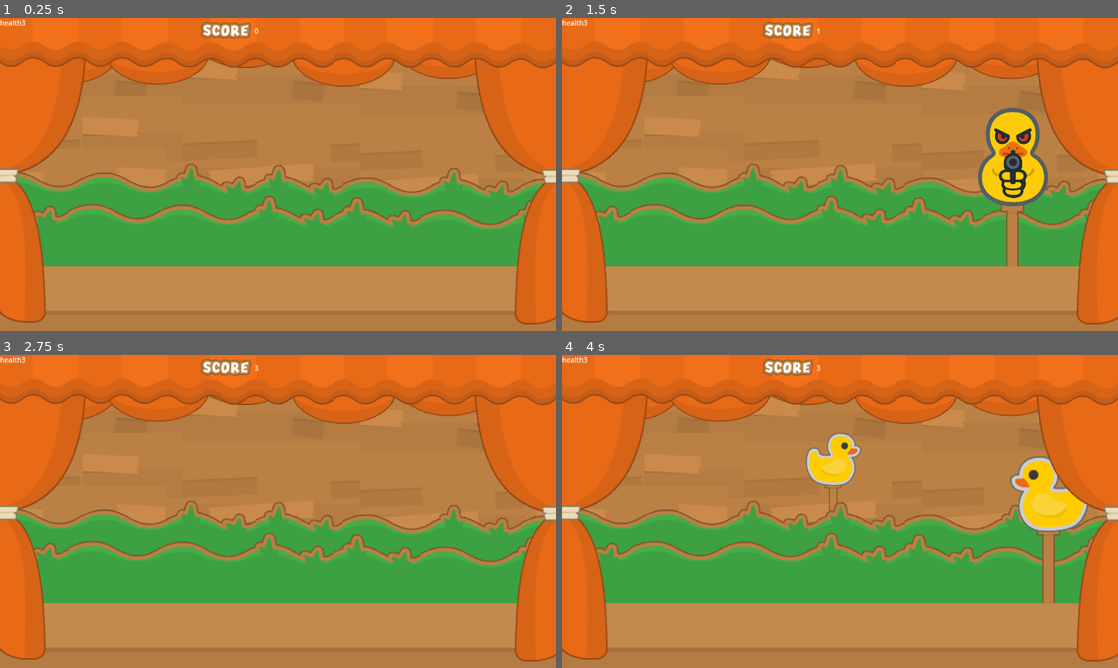
Above: before the commit, frames 1-4 (two rows, left to right).
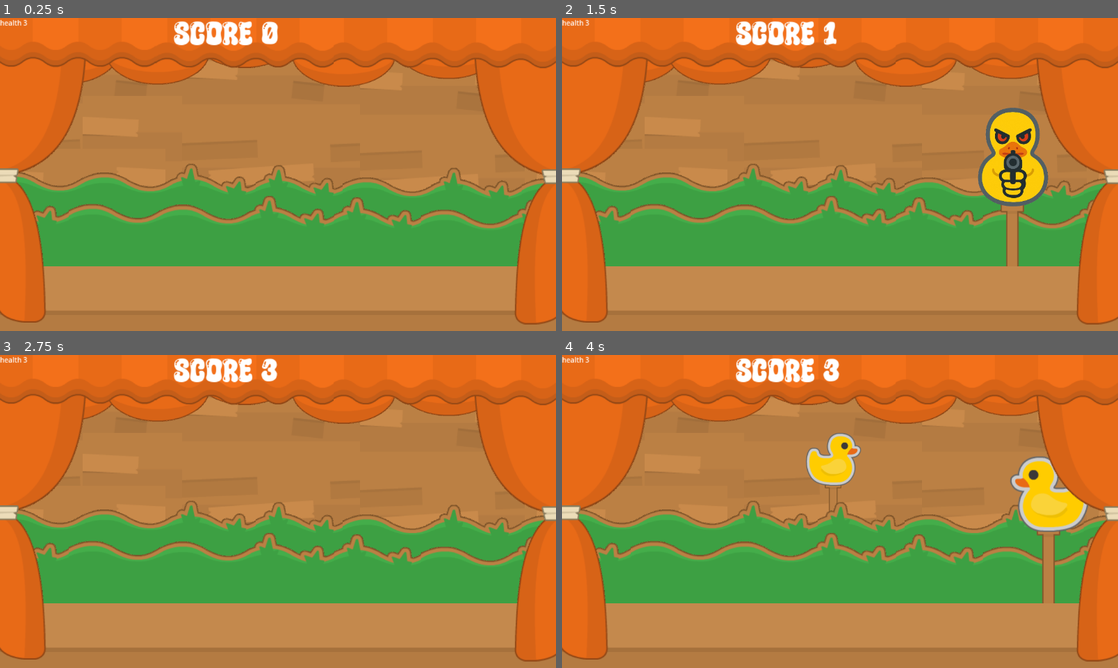
Above: after the commit, the same moments.

Repository: lordlolipop/DuckDuckHunt
Game: Godot game, scene res://Sences/Main_level/main_level.tscn
Same seed, same stepped clock (60 frames per second), same inputs: the game is played once before the commit and once after it. Before the commit the project has no main scene; this scene is started directly in both runs.
Inputs (mouse positions are in pixels of both pictures, inside the frame that each line leads up to):
- Up to frame 1 (0.25 s): no input
- Up to frame 2 (1.5 s): tap Enter at 0.5 s; move the mouse to (962, 158) at 0.52 s; click (962, 158) at 0.67 s; move the mouse to (650, 121) at 1.27 s; click (650, 121) at 1.42 s
- Up to frame 3 (2.75 s): move the mouse to (555, 492) at 2.02 s; click (555, 492) at 2.17 s
- Up to frame 4 (4 s): tap Space at 2.75 s; move the mouse to (812, 574) at 2.77 s; click (812, 574) at 2.92 s; move the mouse to (1006, 558) at 3.52 s; click (1006, 558) at 3.67 s

The runs differ from the first frame. In frame 1, 1.1% of the frame differs, in the area x 3-50%, y 0-9%; in frame 2, 1.0%; in frame 3, 1.1%; in frame 4, 1.1%.

Commit message:
v0.4
Main Menu, import sounds, working start and exit

Diff:
--- a/Sences/Main_level/helth.gd
+++ b/Sences/Main_level/helth.gd
@@ -2,4 +2,4 @@
 
 func _process(delta: float) -> void:
 	var _health = str(Global.health)
-	self.text = str("health" + _health)
+	self.text = str("health " + _health)
--- a/Sences/Main_level/main_level.tscn
+++ b/Sences/Main_level/main_level.tscn
@@ -10,8 +10,8 @@
 [ext_resource type="Texture2D" uid="uid://b6lf7yox8lspp" path="res://Assets/PNG/Stall/curtain.png" id="6_eqeco"]
 [ext_resource type="Texture2D" uid="uid://deuwydtwbwmtb" path="res://Assets/PNG/Stall/curtain_straight.png" id="7_mb21o"]
 [ext_resource type="Texture2D" uid="uid://bqc6h6nmoa21b" path="res://Assets/Sample.png" id="10_mb21o"]
+[ext_resource type="Theme" uid="uid://rojwetiqfdcx" path="res://new_theme.tres" id="10_mcwy2"]
 [ext_resource type="Texture2D" uid="uid://c6pwu1h0sfpjb" path="res://Assets/PNG/Stall/curtain_rope.png" id="11_4yvw5"]
-[ext_resource type="Texture2D" uid="uid://5laem7y2uiv3" path="res://Assets/PNG/HUD/text_score_small.png" id="12_mcwy2"]
 
 [node name="Main_level" type="Node2D"]
 
@@ -222,14 +222,15 @@
 anchor_top = 0.5
 anchor_right = 0.5
 anchor_bottom = 0.5
-offset_left = 586.0
-offset_top = 19.0
-offset_right = 764.0
-offset_bottom = 69.0
+offset_left = 400.0
+offset_top = 8.0
+offset_right = 578.0
+offset_bottom = 61.0
 grow_horizontal = 2
 grow_vertical = 2
 scale = Vector2(1.6, 1.6)
-theme_override_font_sizes/font_size = 10
+theme = ExtResource("10_mcwy2")
+text = "score"
 script = ExtResource("2_71bqw")
 
 [node name="helth" type="Label" parent="."]
@@ -238,7 +239,3 @@
 scale = Vector2(1.6, 1.6)
 theme_override_font_sizes/font_size = 10
 script = ExtResource("3_5q0sq")
-
-[node name="TextScoreSmall" type="Sprite2D" parent="."]
-position = Vector2(520, 29)
-texture = ExtResource("12_mcwy2")
--- a/Sences/Main_level/score.gd
+++ b/Sences/Main_level/score.gd
@@ -2,4 +2,4 @@
 
 func _process(delta: float) -> void:
 	var _score = str(Global.score)
-	self.text = str(_score)
+	self.text = str("score " + _score)
--- /dev/null
+++ b/Sences/main_menu.tscn
@@ -0,0 +1,95 @@
+[gd_scene load_steps=4 format=3 uid="uid://dyvvw7sk4bn4"]
+
+[ext_resource type="Script" uid="uid://cqp4okbt6h2yh" path="res://main_menu.gd" id="1_4w6gm"]
+[ext_resource type="Theme" uid="uid://rojwetiqfdcx" path="res://new_theme.tres" id="2_t6tsa"]
+[ext_resource type="Texture2D" uid="uid://bw22yhw5wfoo8" path="res://Assets/PNG/Stall/bg_blue.png" id="3_t6tsa"]
+
+[node name="MainMenu" type="Control"]
+layout_mode = 3
+anchors_preset = 15
+anchor_right = 1.0
+anchor_bottom = 1.0
+grow_horizontal = 2
+grow_vertical = 2
+theme = ExtResource("2_t6tsa")
+script = ExtResource("1_4w6gm")
+
+[node name="CanvasGroup" type="CanvasGroup" parent="."]
+
+[node name="Sprite2D" type="Sprite2D" parent="CanvasGroup"]
+position = Vector2(221, 141)
+scale = Vector2(1.76953, 1.06473)
+texture = ExtResource("3_t6tsa")
+
+[node name="Sprite2D9" type="Sprite2D" parent="CanvasGroup"]
+position = Vector2(1111, 666)
+scale = Vector2(1.76953, 1.06473)
+texture = ExtResource("3_t6tsa")
+
+[node name="Sprite2D2" type="Sprite2D" parent="CanvasGroup"]
+position = Vector2(1110, 409)
+scale = Vector2(1.76953, 1.06473)
+texture = ExtResource("3_t6tsa")
+
+[node name="Sprite2D3" type="Sprite2D" parent="CanvasGroup"]
+position = Vector2(672, 141)
+scale = Vector2(1.76953, 1.06473)
+texture = ExtResource("3_t6tsa")
+
+[node name="Sprite2D4" type="Sprite2D" parent="CanvasGroup"]
+position = Vector2(221, 674)
+scale = Vector2(1.76953, 1.06473)
+texture = ExtResource("3_t6tsa")
+
+[node name="Sprite2D5" type="Sprite2D" parent="CanvasGroup"]
+position = Vector2(221, 409)
+scale = Vector2(1.76953, 1.06473)
+texture = ExtResource("3_t6tsa")
+
+[node name="Sprite2D6" type="Sprite2D" parent="CanvasGroup"]
+position = Vector2(671, 405)
+scale = Vector2(1.76953, 1.06473)
+texture = ExtResource("3_t6tsa")
+
+[node name="Sprite2D7" type="Sprite2D" parent="CanvasGroup"]
+position = Vector2(1110, 141)
+scale = Vector2(1.76953, 1.06473)
+texture = ExtResource("3_t6tsa")
+
+[node name="Sprite2D8" type="Sprite2D" parent="CanvasGroup"]
+position = Vector2(663, 666)
+scale = Vector2(1.76953, 1.06473)
+texture = ExtResource("3_t6tsa")
+
+[node name="MarginContainer" type="MarginContainer" parent="."]
+layout_mode = 1
+anchors_preset = 8
+anchor_left = 0.5
+anchor_top = 0.5
+anchor_right = 0.5
+anchor_bottom = 0.5
+offset_left = -47.5
+offset_top = -35.5
+offset_right = 47.5
+offset_bottom = 35.5
+grow_horizontal = 2
+grow_vertical = 2
+
+[node name="VBoxContainer" type="VBoxContainer" parent="MarginContainer"]
+layout_mode = 2
+
+[node name="Play" type="Button" parent="MarginContainer/VBoxContainer"]
+layout_mode = 2
+theme = ExtResource("2_t6tsa")
+text = "Play"
+
+[node name="Options" type="Button" parent="MarginContainer/VBoxContainer"]
+layout_mode = 2
+text = "Tutorial"
+
+[node name="Exit" type="Button" parent="MarginContainer/VBoxContainer"]
+layout_mode = 2
+text = "Exit"
+
+[connection signal="pressed" from="MarginContainer/VBoxContainer/Play" to="." method="_on_play_pressed"]
+[connection signal="pressed" from="MarginContainer/VBoxContainer/Exit" to="." method="_on_exit_pressed"]
--- /dev/null
+++ b/main_menu.gd
@@ -0,0 +1,9 @@
+extends Control
+
+
+func _on_exit_pressed() -> void:
+	get_tree().quit()
+
+
+func _on_play_pressed() -> void:
+	get_tree().change_scene_to_file("res://Sences/Main_level/main_level.tscn")
--- /dev/null
+++ b/new_theme.tres
@@ -0,0 +1,7 @@
+[gd_resource type="Theme" load_steps=2 format=3 uid="uid://rojwetiqfdcx"]
+
+[ext_resource type="FontFile" uid="uid://ye80fwld26kw" path="res://Assets/SuperShiny-0v0rG.ttf" id="1_amlv4"]
+
+[resource]
+default_font = ExtResource("1_amlv4")
+default_font_size = 50
--- a/project.godot
+++ b/project.godot
@@ -11,6 +11,7 @@
 [application]
 
 config/name="DuckDuckHunt"
+run/main_scene="uid://dyvvw7sk4bn4"
 config/features=PackedStringArray("4.4", "GL Compatibility")
 config/icon="res://icon.svg"
 
Not shown, added: Assets/Sound/Bubble Pop Dance.mp3.import
Not shown, added: Assets/Sound/Pop Party.mp3.import
Not shown, added: Assets/Sound/SFX/duck-quack-112941.mp3.import
Not shown, added: Assets/Sound/SFX/duck-quacking-37392.mp3.import
Not shown, added: Assets/Sound/Whimsy Run.mp3.import
Binary file added: Assets/SuperShiny-0v0rG.ttf
Not shown, added: Assets/SuperShiny-0v0rG.ttf.import
Not shown, added: main_menu.gd.uid
Not shown, added: Assets/Sound/Bubble Pop Dance.mp3
Not shown, added: Assets/Sound/Pop Party.mp3
Not shown, added: Assets/Sound/SFX/duck-quack-112941.mp3
Not shown, added: Assets/Sound/SFX/duck-quacking-37392.mp3
(and 1 more such lines)
